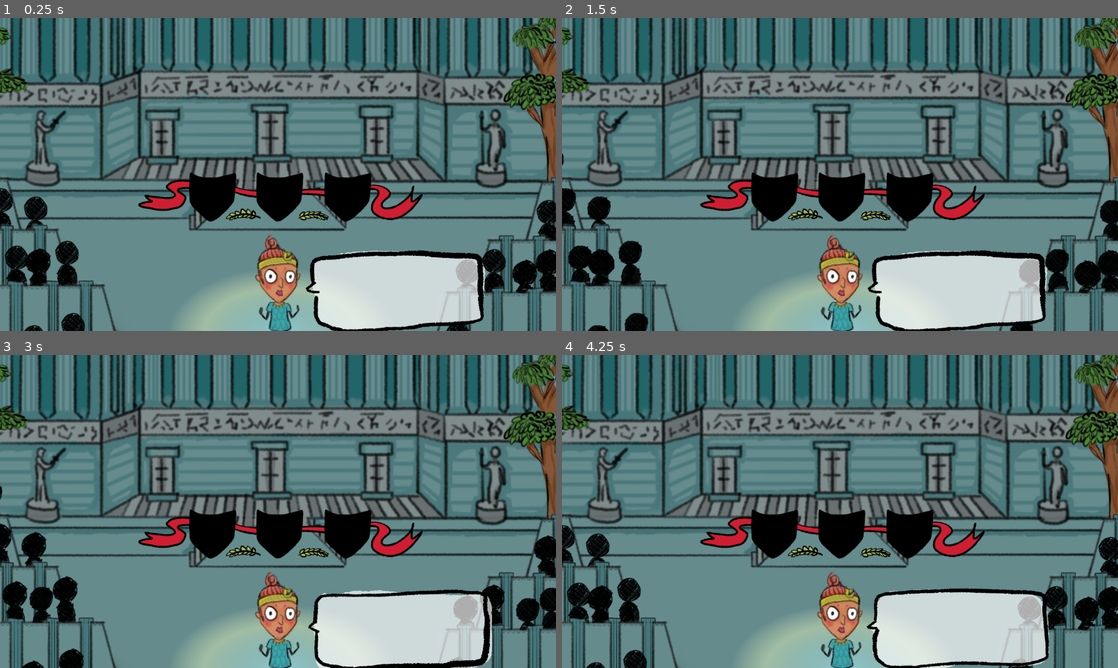
Above: before the commit, frames 1-4 (two rows, left to right).
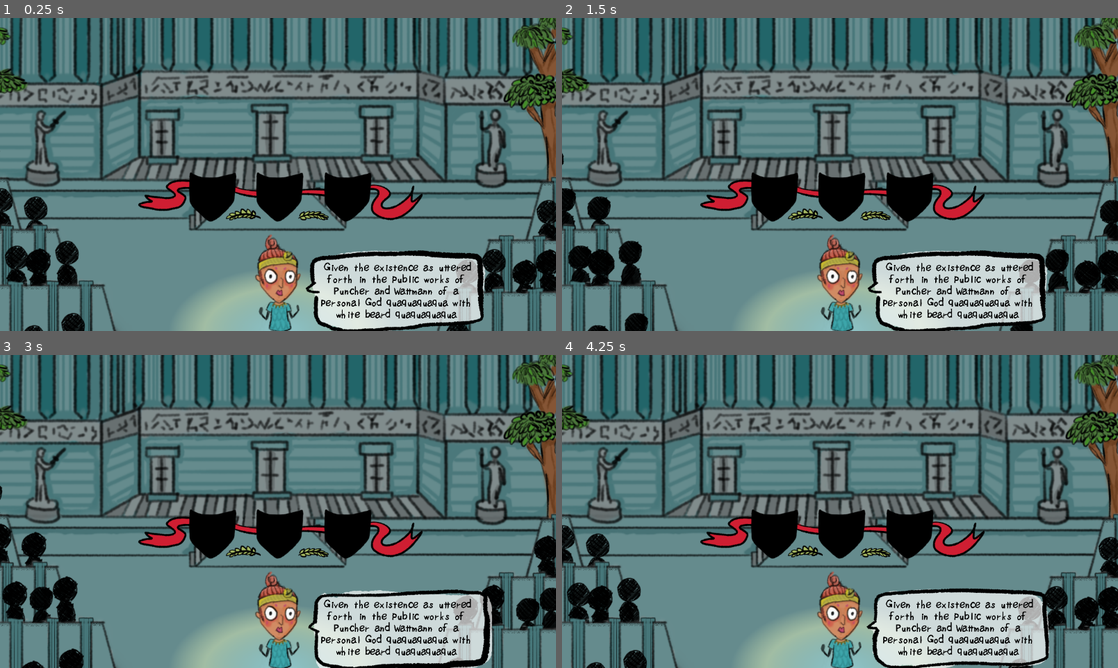
Above: after the commit, the same moments.

Repository: FaunaPolaris/microjam032
Game: Godot game, scene res://game.tscn
Two runs of this game, one before a commit and one after it. Both use one fixed random seed, a clock stepped at 60 frames per second and the inputs below.
Inputs:
- Up to frame 1 (0.25 s): no input
- Up to frame 2 (1.5 s): no input
- Up to frame 3 (3 s): no input
- Up to frame 4 (4.25 s): no input

The runs differ from the first frame. In frame 1, 1.2% of the frame differs, in the area x 57-85%, y 77-96%; in frame 2, 1.2%; in frame 3, 1.2%; in frame 4, 1.2%.

Commit message:
custom font

Diff:
--- a/game.tscn
+++ b/game.tscn
@@ -11,6 +11,7 @@
 [ext_resource type="Texture2D" uid="uid://nhnfl2mkiywo" path="res://assets/building.png" id="5_4kqwc"]
 [ext_resource type="Texture2D" uid="uid://cddicarr3ig3g" path="res://assets/interface_masks.png" id="10_rlv6t"]
 [ext_resource type="Texture2D" uid="uid://c7201n7ecd03y" path="res://assets/speak.png" id="11_m6ndt"]
+[ext_resource type="FontFile" uid="uid://oyyrn07bj2hj" path="res://assets/font.png" id="12_2wuin"]
 
 [sub_resource type="Gradient" id="Gradient_xdu56"]
 offsets = PackedFloat32Array(0.993506)
@@ -179,6 +180,11 @@
 "speed": 5.0
 }]
 
+[sub_resource type="LabelSettings" id="LabelSettings_2l724"]
+line_spacing = 1.0
+font = ExtResource("12_2wuin")
+font_size = 26
+
 [node name="game" type="Node2D"]
 position = Vector2(14, -6)
 
@@ -643,3 +649,14 @@
 position = Vector2(273, 269)
 sprite_frames = SubResource("SpriteFrames_xqq0s")
 autoplay = "default"
+
+[node name="Label" type="Label" parent="AnimatedSprite2D"]
+offset_left = -174.0
+offset_top = -71.0
+offset_right = 187.0
+offset_bottom = 117.0
+text = "Given the existence as uttered forth in the public works of Puncher and Wattmann of a personal God quaquaquaqua with white beard quaquaquaqua outside time without extension who from the heights of divine apathia divine athambia divine aphasia loves us dearly with some exceptions for reasons unknown"
+label_settings = SubResource("LabelSettings_2l724")
+horizontal_alignment = 1
+autowrap_mode = 2
+max_lines_visible = 5
Binary file added: assets/font.png
Not shown, added: assets/font.png.import
Not shown: 1 places in game.tscn that only renumber resources
Not shown, added: assets/font.kra
Not shown, added: assets/font.kra~
Not shown, added: assets/font.png~
